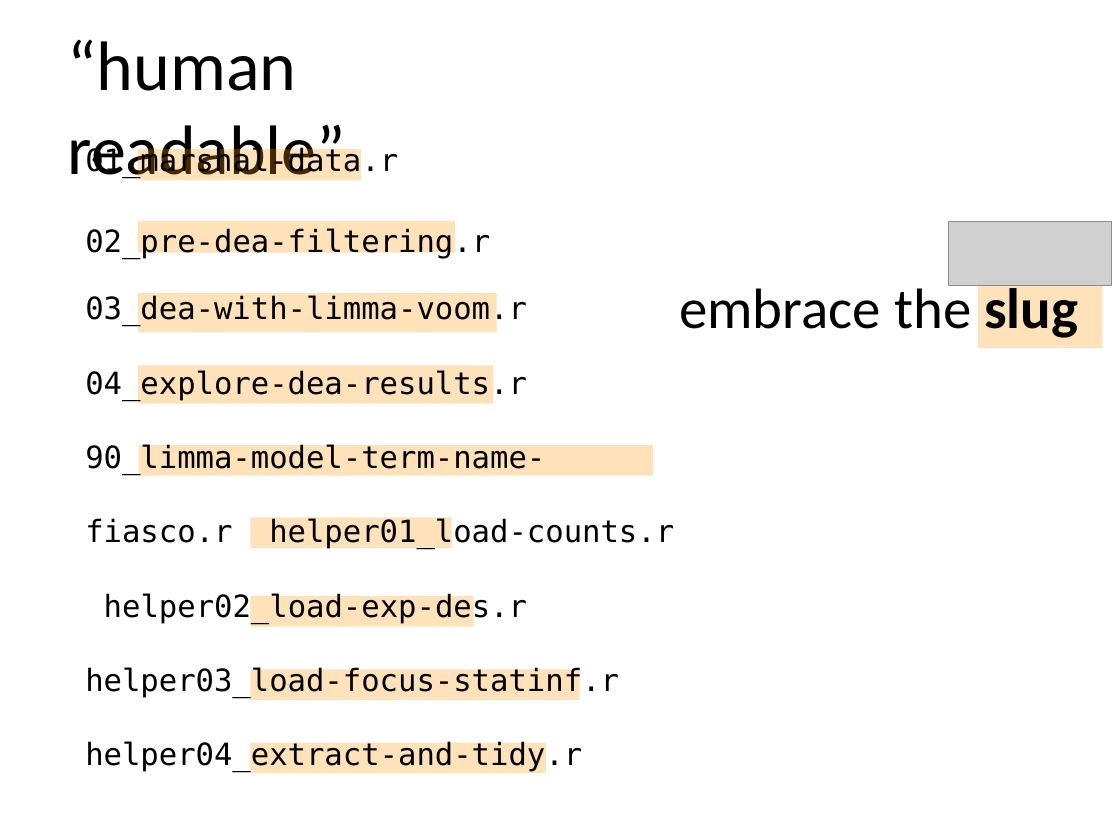
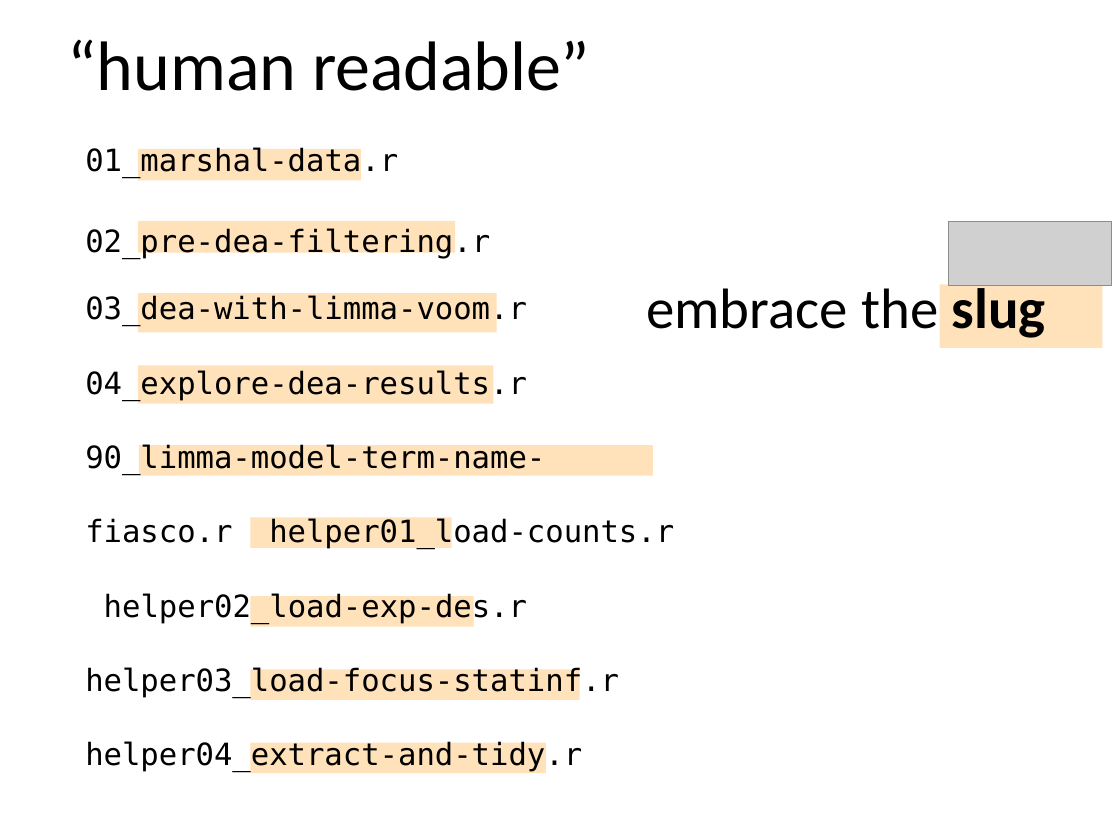
Before and after one commit to cmgienger/rmd_best_practices, a slide deck: slide 15 of documents/0-best-practices.pptx. Drawn at 1120x840 pixels with LibreOffice and Linux fonts; fonts in the diff are those of the drawing; grey boxes stand for pictures. Boxes give left, top, right and bottom in pixels: in the first picture for what was removed or moved away, otherwise in the second. Text is boxed around its words. In the diff, an @@ line names an element or a change of style, - is before the commit and + after.

```diff
--- a/documents/0-best-practices.pptx
+++ b/documents/0-best-practices.pptx
@@ title "“human readable”" rewrapped from [68, 39, 346, 180] to [68, 39, 590, 91] @@
@@ text "embrace the slug": place and size @@
-text "embrace the slug" at [679, 280, 1078, 338]
+text "embrace the slug" at [646, 280, 1046, 338]
@@ freeform shape: place and size @@
-freeform shape at [978, 284, 1103, 348]
+freeform shape at [940, 284, 1103, 348]
```
Also in this commit, not shown: 26 other slides changed, 2 other files.
